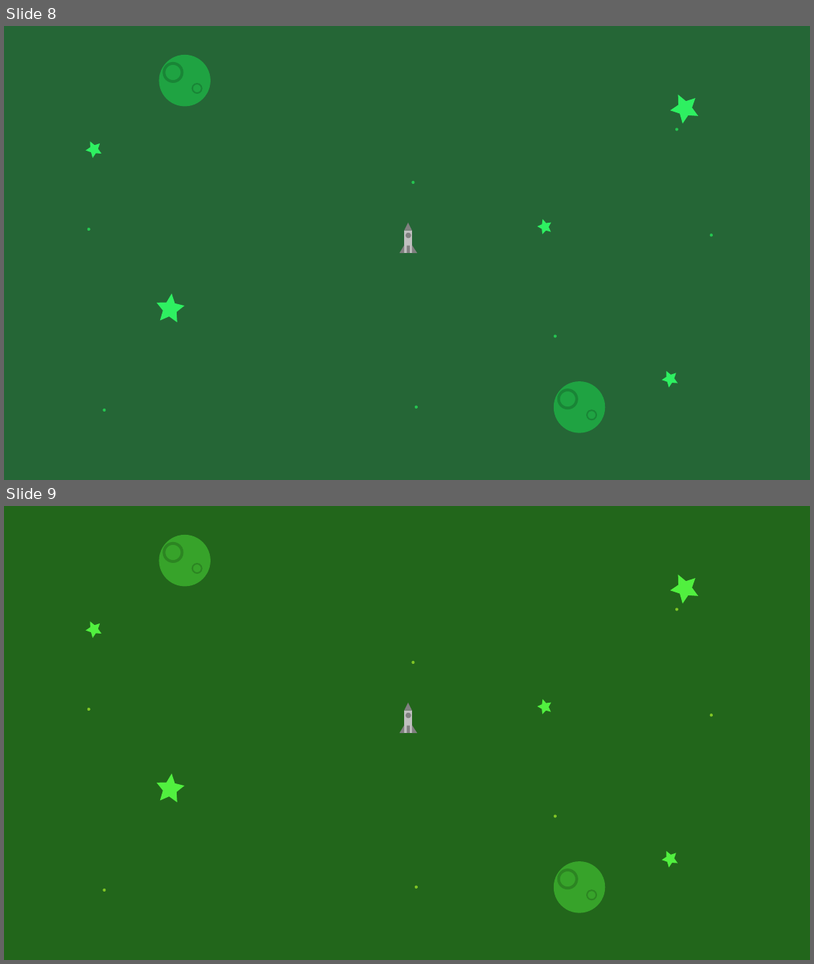
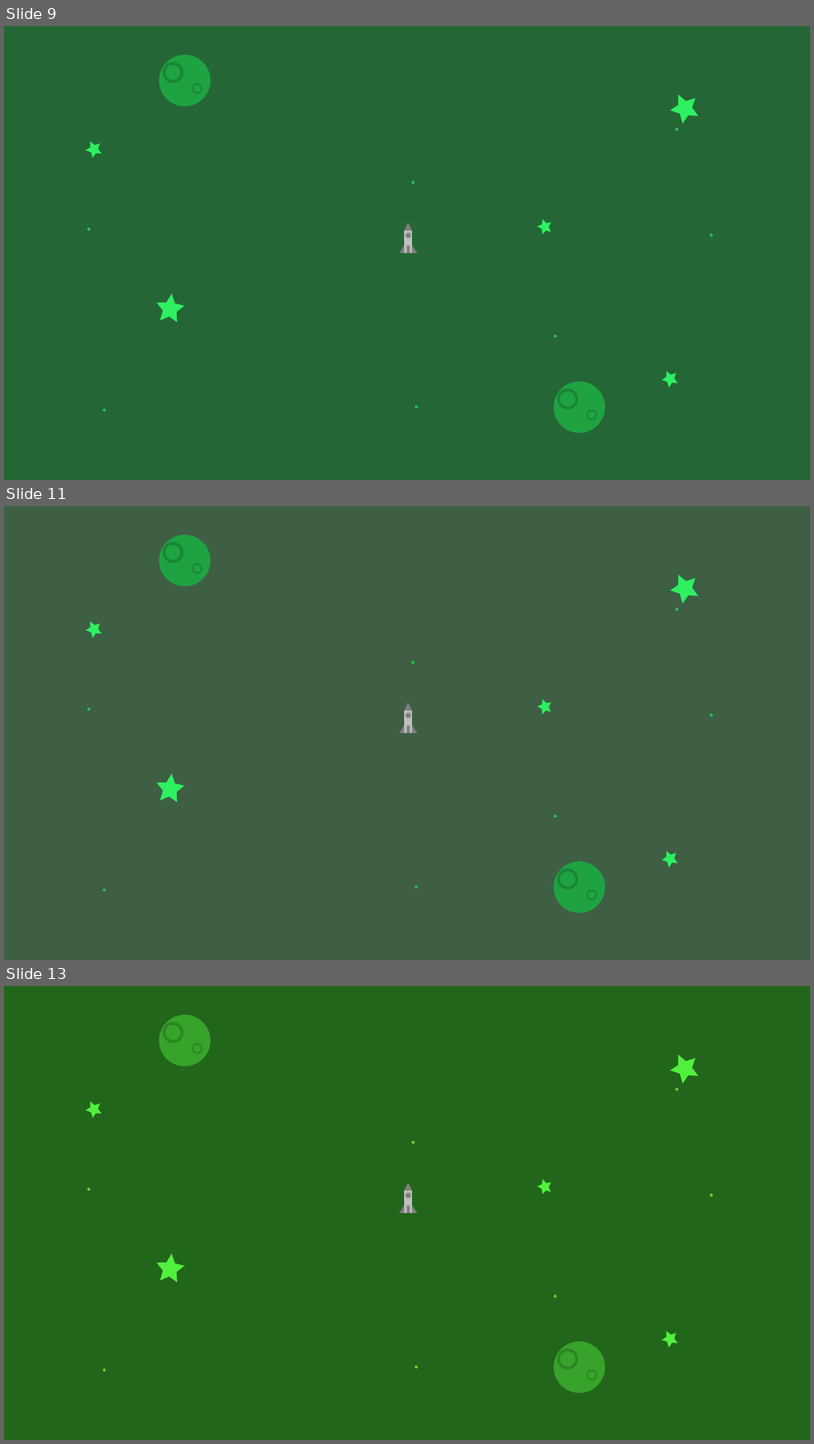
Before and after one commit to bcuixart/RaylibTestGame, a slide deck: Assets/PaletteTest.pptx. Shown one above the other, each under a label of ours: slides 8 and 9 before the commit, slides 9, 11 and 13 after it; the slides between them are not shown. The pictures are 814x964 and 814x1444 pixels, drawn with LibreOffice and Linux fonts; fonts in the diff are those of the drawing. Boxes give left, top, right and bottom in pixels: in the first picture for what was removed or moved away, otherwise in the second. Text is boxed around its words. In the diff, an @@ line names an element or a change of style, - is before the commit and + after.

```diff
--- a/Assets/PaletteTest.pptx
+++ b/Assets/PaletteTest.pptx
@@ slide 11 added at box(4, 506, 810, 960), background #FFFFFF @@
@@ rectangle added at box(4, 506, 810, 960), fill #3E5F44 @@
@@ ellipse added at box(159, 535, 211, 587), fill #1FA342 @@
@@ group added at box(83, 569, 703, 869): 5 stars @@
@@ rectangle added at box(404, 710, 412, 733), fill #BFBFBF @@
@@ group added at box(88, 608, 714, 891): 7 ellipses @@
@@ group added at box(399, 703, 417, 733): 3 triangles, 1 ellipse, 1 rectangle @@
@@ ellipse added at box(554, 861, 605, 913), fill #1FA342 @@
@@ group added at box(162, 542, 597, 901): 4 donuts @@
@@ what was slide 8 is now slide 9 @@
@@ what was slide 9 is now slide 13 @@
```
Also in this commit, not shown: 29 other slides added, 2 other files.
